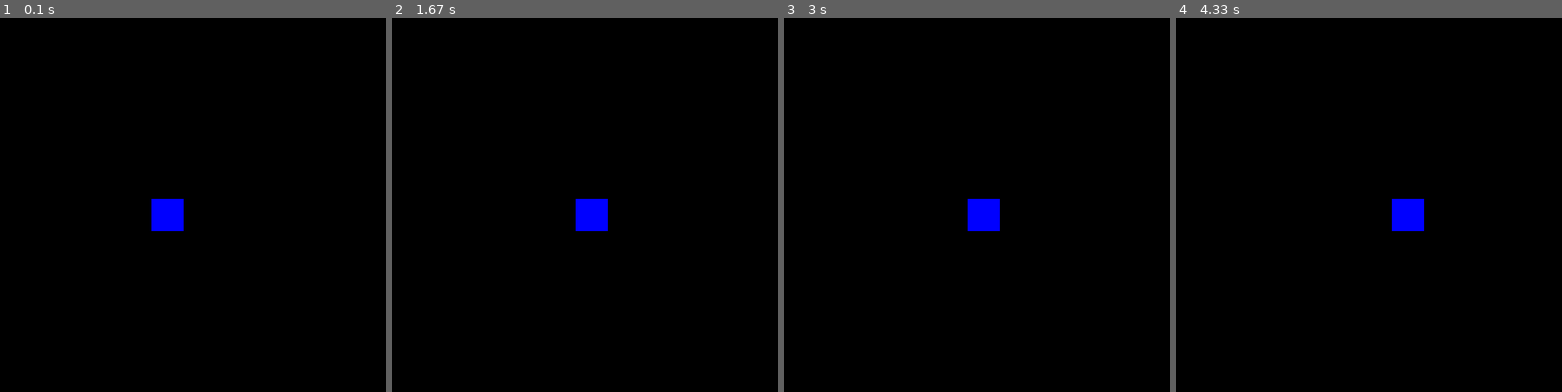
Above: before the commit, frames 1-4 (left to right).
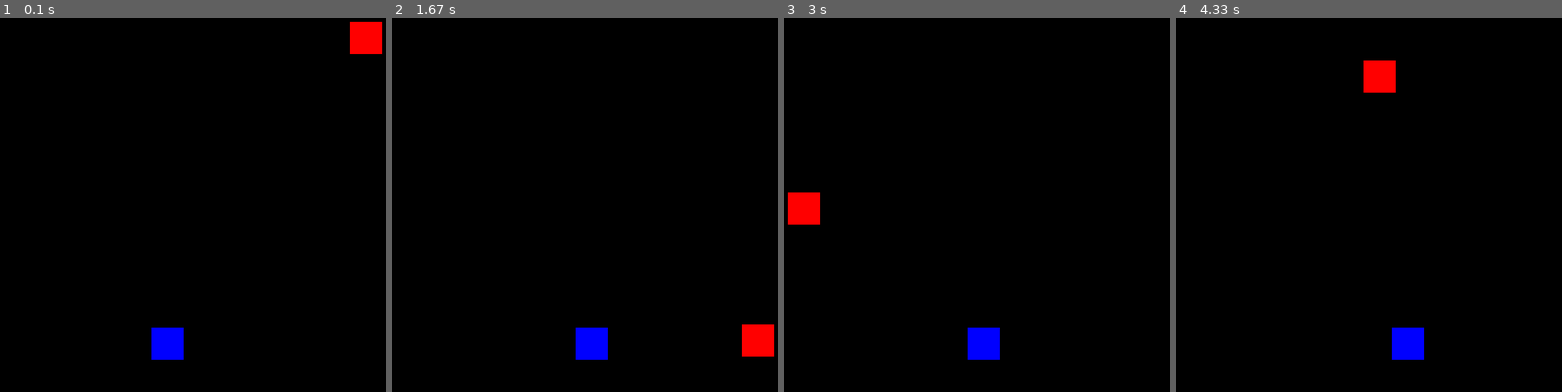
Above: after the commit, the same moments.

Repository: Tyler-Jacobson/pygame
Game: pygame game, started from SquareCollisionGame.py
The game is run twice, just before and just after one commit, with the same random seed, the same clock (stepped at 60 frames per second) and the same inputs.
Inputs:
- Up to frame 1 (0.1 s): no input
- Up to frame 2 (1.67 s): hold D 0.33-0.8 s; hold D 0.83-1.3 s; hold A from 1.33 s (still down)
- Up to frame 3 (3 s): release A at 1.87 s; hold A 1.9-2.3 s; hold D 2.33-2.97 s
- Up to frame 4 (4.33 s): hold A 3-3.47 s; hold D 3.5-3.97 s; hold D from 4 s (still down)

The runs differ from the first frame. In frame 1, 2.2% of the frame differs, in the area x 39-99%, y 1-92%; in frame 2, 2.2%; in frame 3, 2.2%; in frame 4, 2.2%.

Commit message:
Added falling enemy squares

Diff:
--- a/SquareCollisionGame.py
+++ b/SquareCollisionGame.py
@@ -1,4 +1,5 @@
 import pygame
+import random
 import sys
 
 pygame.init()
@@ -7,14 +8,20 @@
 HEIGHT = 600
 
 BLUE = (0,0,255)
-BLACK = (0,0,0)
+RED = (255,0,0)
+BACKGROUND_COLOR = (0,0,0)
 
-player_pos = [400, 300]
 player_size = 50
+player_pos = [WIDTH/2, HEIGHT-2*player_size]
+
+enemy_size = 50
+enemy_pos = [random.randint(0, WIDTH-enemy_size), 0]
 
 screen = pygame.display.set_mode((WIDTH, HEIGHT))
 
 game_over = False
+
+clock = pygame.time.Clock()
 
 while not game_over:
 
@@ -37,7 +44,16 @@
 
             player_pos = [x, y]
 
-    screen.fill(BLACK)
+    screen.fill(BACKGROUND_COLOR)
+    if enemy_pos[1] >= 0 and enemy_pos[1] < HEIGHT:
+        enemy_pos[1] += 5
+    else:
+        enemy_pos[0] = random.randint(0, WIDTH-enemy_size)
+        enemy_pos[1] = 0
+
+    pygame.draw.rect(screen, RED, (enemy_pos[0], enemy_pos[1], enemy_size, enemy_size))
     pygame.draw.rect(screen, BLUE, (player_pos[0], player_pos[1], player_size, player_size))
 
+    clock.tick(60)
+
     pygame.display.update()
